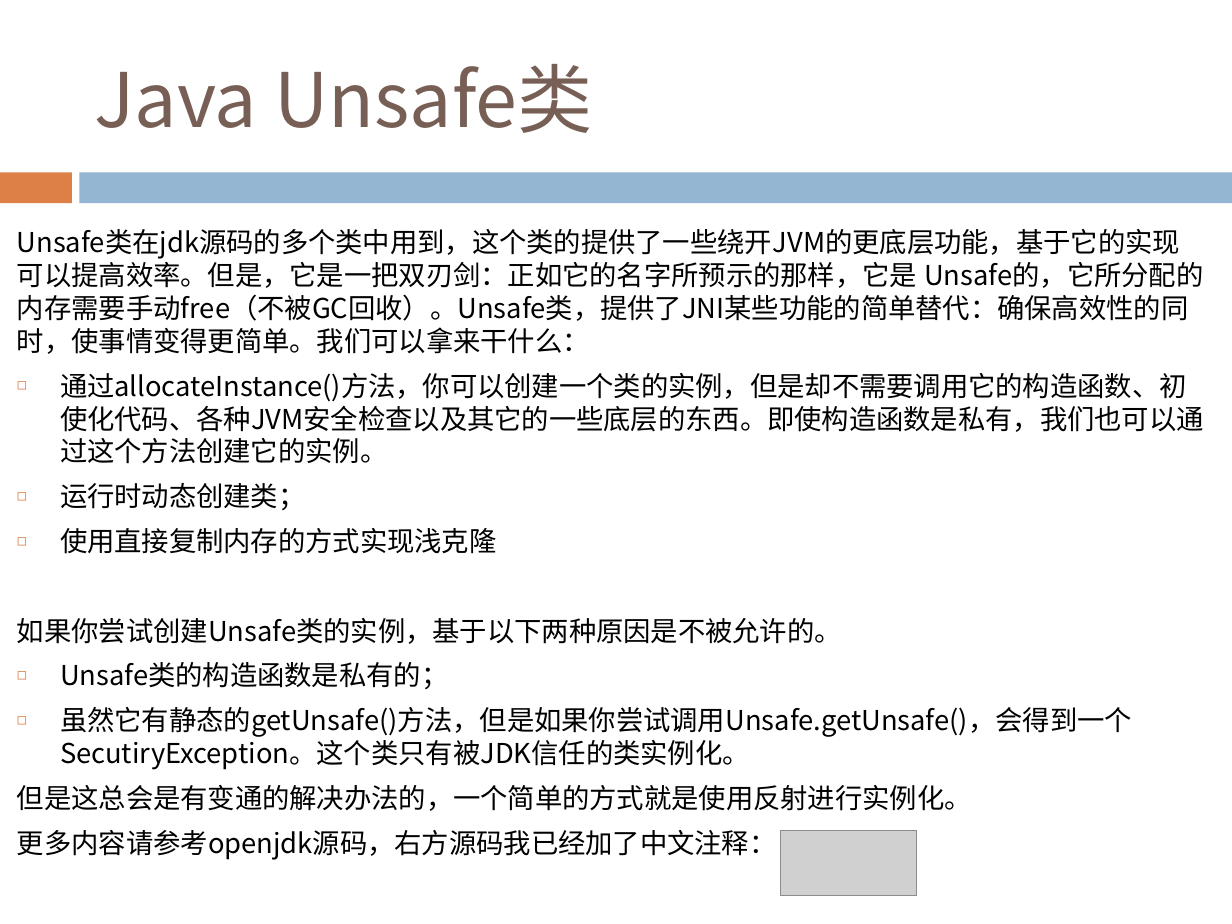
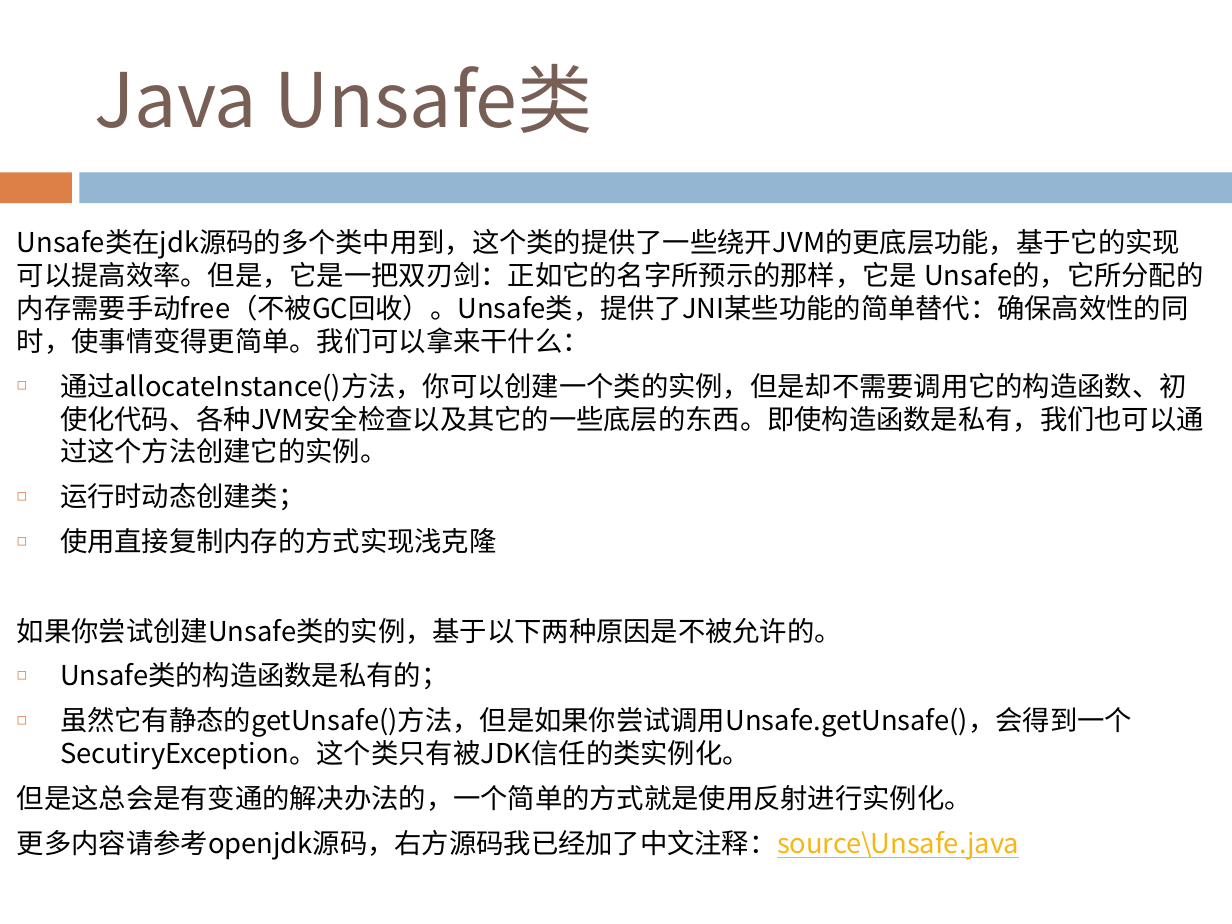
Before and after one commit to Costriod/study, a slide deck: slide 42 of Java基础.pptx. Drawn at 1232x924 pixels with LibreOffice and Linux fonts; fonts in the diff are those of the drawing; grey boxes stand for pictures. Boxes give left, top, right and bottom in pixels: in the first picture for what was removed or moved away, otherwise in the second. Text is boxed around its words. In the diff, an @@ line names an element or a change of style, - is before the commit and + after.

```diff
--- a/Java基础.pptx
+++ b/Java基础.pptx
@@ text at (17,830,1019,860): text changed @@
-更多内容请参考openjdk源码，右方源码我已经加了中文注释：
+更多内容请参考openjdk源码，右方源码我已经加了中文注释：source\Unsafe.java
@@ picture removed at (781,830,917,894) @@
```
Also in this commit, not shown: 7 other slides changed, 8 other files.
